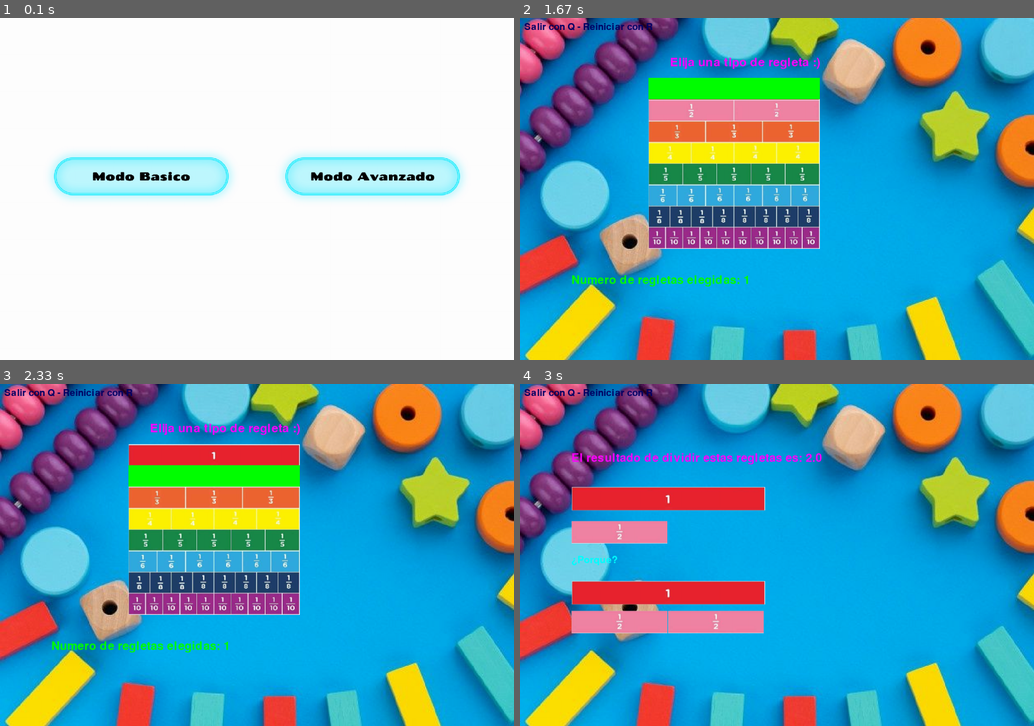
Above: before the commit, frames 1-4 (two rows, left to right).
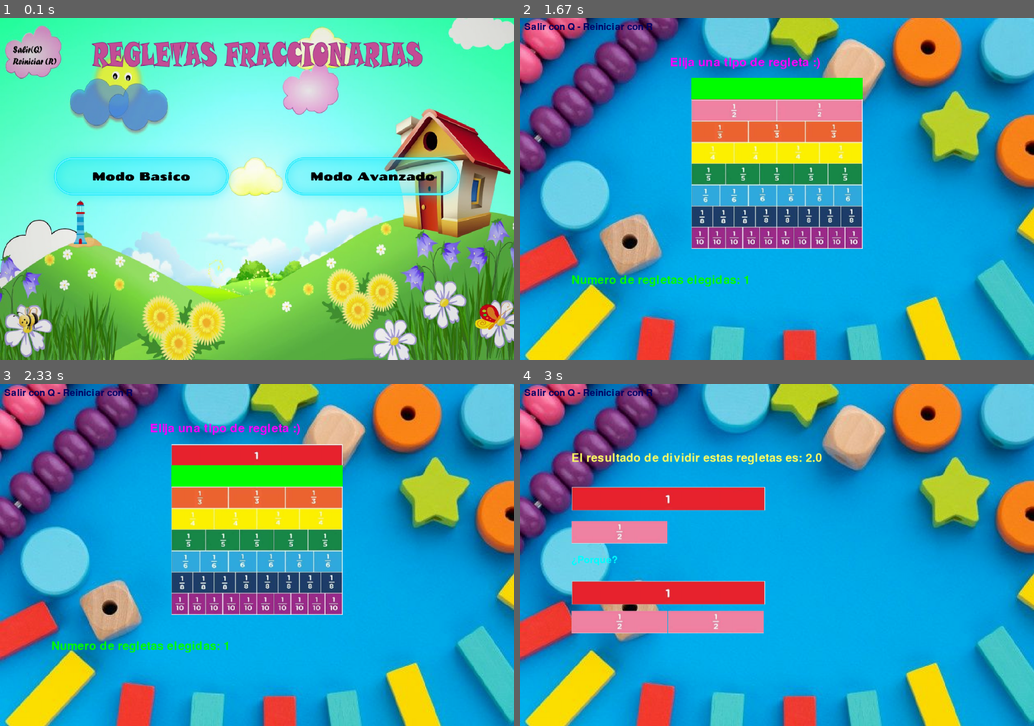
Above: after the commit, the same moments.

Repository: valec3/Game_py_Regletas_fraccionarias
Game: pygame game, started from regletas.py
Two runs of this game, one before a commit and one after it. Both use one fixed random seed, a clock stepped at 60 frames per second and the inputs below.
Inputs (mouse positions are in pixels of both pictures, inside the frame that each line leads up to):
- Up to frame 1 (0.1 s): no input
- Up to frame 2 (1.67 s): hold Backspace 0.33-0.8 s; hold Up 0.33-0.8 s; click (756, 202) at 0.93 s; tap Enter at 1.22 s
- Up to frame 3 (2.33 s): hold Down from 2.1 s (still down)
- Up to frame 4 (3 s): release Down at 2.57 s; tap Enter at 2.65 s

The runs differ from the first frame. In frame 1, 96% of the frame differs, in the area x 0-100%, y 0-100%; in frame 2, 9.9%; in frame 3, 9.9%; in frame 4, 0.7%.

Commit message:
Agregar algunas mejoras

Diff:
--- a/configuraciones.py
+++ b/configuraciones.py
@@ -18,12 +18,13 @@
         pygame.image.load('img/regleta_1-10.png')
     ]
     bg_image_load = pygame.image.load('img/background.jpg')
+    bg_menu_load = pygame.image.load('img/bg_menu.png')
     def __init__(self):
         """Inicializar los ajustes del juego."""
         # Screen settings
         self.ventana_width = 1200
         self.ventana_height = 800
         self.bg_imagen = pygame.transform.scale(self.bg_image_load,(1200,800))
-        self.bg_botons = colores.WHITE
-        self.patron = r'^([1-9]|1\d|20)/(1|2|3|4|5|6|7|8|9|10)$'
-        self.selector= [300,140]
+        self.bg_botons = pygame.transform.scale(self.bg_menu_load,(1200,800))
+        self.patron = r'^((?:[1-9]|1\d|20)/(?:[1-9]|10))$'
+        self.selector= [400,140]
--- a/regletas.py
+++ b/regletas.py
@@ -35,7 +35,7 @@
         # Texto
         self.texto_pregunta = Texto("Elija una tipo de regleta :)",42,colores.PINK,350,90)
         self.texto_opciones_l1 = Texto("Regletas disponibles: ( 1/1 - 1/2 - 1/3 - 1/4 - 1/5 - 1/6 - 1/8 - 1/10)",40,colores.WHITE,120,100)
-        self.texto_opciones_l2 = Texto("y las variantes que se especifica en el manual",40, colores.WHITE,120,140)
+        self.texto_opciones_l2 = Texto("Siga el formato especificado en el manual",40, colores.WHITE,120,140)
         self.texto_salir_rep = Texto("Salir con Q - Reiniciar con R", 32, colores.DARK_BLUE,10,10)
         self.text_input = "" # variable que almacenará la entrada del usuario en el modo avanzado
 
@@ -95,7 +95,7 @@
 
         # Escalar y mostrar imagen de la pregunta
         imagen = pygame.transform.scale(self.imagen_pregunta, (400, 400))
-        ventana.blit(imagen, (300, 140))
+        ventana.blit(imagen, (400, 140))
 
     def dibujar(self, ventana,entrada_regletas):
         # Obtener imágenes de las regletas y el número de regletas para cada uno
@@ -105,19 +105,25 @@
         ancho_divisor = divisor.get_width()
         ancho_dividendo = dividendo.get_width()
 
+        desbordamiento = False
+
         # Dibujar regletas en la ventana
         for i in range(num[0]) :
             ventana.blit(divisor,(120+i*ancho_divisor,240))
+            if 120+i*ancho_divisor > 1200:
+                desbordamiento = True
         for i in range(den[0]):
             ventana.blit(dividendo,(120+i*ancho_dividendo,320))
+            if 120+i*ancho_dividendo > 1200:
+                desbordamiento = True
 
         texto_why=Texto("¿Porque?",34,colores.CYAN,120,400)
         texto_why.draw(self.ventana)
 
-        # Posicion de salida
+        # Posicion de salida (EJE Y)
         x , y = 460 , 530
 
-        if cociente < 1 and num[0] != 7 and den[0] !=7:
+        if cociente < 1:
             texto_div = Texto(
                 f"La regleta {den[0]}/{den[1]} es mayor que la regleta {num[0]}/{num[1]}. Asi que el resultado sera menor a cero.",
                 30,
@@ -133,6 +139,19 @@
             ventana.blit(divisor,(120+i*ancho_divisor,x))
         for i in range(cociente*den[0]):
             ventana.blit(dividendo,(120+i*ancho_dividendo,y))
+
+        if num[1] == 7 or den[1] == 7:
+            texto_nodis = Texto("Las representaciones para las regletas 1/7 y 1/9 no estan disponibles",30,colores.RED,120,600)
+            texto_nodis.draw(self.ventana)
+
+        if desbordamiento:
+            texto_advertencia = Texto("! EL NUMERO DE REGLETAS INGRESADO ESTA EXCEDIENDO EL LIMITE DE PANTALLA !",
+                                    34,
+                                    colores.RED,
+                                    120,680
+                                    )
+            texto_advertencia.draw(self.ventana)
+
 
     def run_game(self):
         """Inicia el bucle principal del juego."""
@@ -178,7 +197,8 @@
             if len(self.text_input) >=1:
                 self.text_input = self.text_input[:-1] # eliminar el último carácter
         else:
-            self.text_input += evento.unicode # agregar el carácter ingresado a la entrada de texto
+            if self.modo_juego == "A":
+                self.text_input += evento.unicode # agregar el carácter ingresado a la entrada de texto
         self.mover_selector(evento)
 
     def _check_play_button(self, mouse_pos):
@@ -225,14 +245,14 @@
         elif self.modo_juego == "A":
             self.texto_opciones_l1.draw(self.ventana)
             self.texto_opciones_l2.draw(self.ventana)
-            input_text = Texto("Ingrese texto: "+self.text_input,40,colores.PINK,140,220)
+            input_text = Texto("Ingrese su regleta (a/b): "+self.text_input,44,colores.WHITE,140,220)
             input_text.draw(self.ventana) # posicionar el objeto de texto en la pantalla
             if len(self.entrada_regletas) >=2:
                 self.modo_juego="Resultado"
                 self.resultado = str(eval(self.entrada_regletas[0])/eval(self.entrada_regletas[1]))
 
         elif self.modo_juego == "Resultado":
-            input_text = Texto("El resultado de dividir estas regletas es: "+self.resultado,40,colores.PINK,120,160)
+            input_text = Texto("El resultado de dividir estas regletas es: "+self.resultado,40,colores.LIGHT_YELLOW,120,160)
             input_text.draw(self.ventana) # posicionar el objeto de texto en la pantalla
 
             if len(self.opciones_elegidas) >= 2 and len(self.entrada_regletas) < 2:
@@ -257,13 +277,12 @@
 
             # Dibujar la pantalla del modo
             self.iniciar_modo()
-
             #Dibujar el boton si el juego esta inactivo.
             if not self.game_active:
                 self.modo_juego=""
                 self.entrada_regletas=[]
                 self.opciones_elegidas = []
-                self.ventana.fill(self.configuraciones.bg_botons)
+                self.ventana.blit(self.configuraciones.bg_botons,(0,0))
                 self.dibujar_botones()
 
             if self.show_error:
Binary file added: img/bg_menu.png
Binary file removed: img/rand/Regletas_1-10.png
Binary file removed: img/rand/regleta_1.png
Binary file removed: img/rand/regletas_1-2.png
Binary file removed: img/rand/regletas_1-3.png
Binary file removed: img/rand/regletas_1-4.png
Binary file removed: img/rand/regletas_1-5.png
Binary file removed: img/rand/regletas_1-6.png
Binary file removed: img/rand/regletas_1-8.png
Binary file removed: img/regletas_pregunta.png
Binary file removed: img/regletas_tabla.jpg
Empty file removed: main.py
